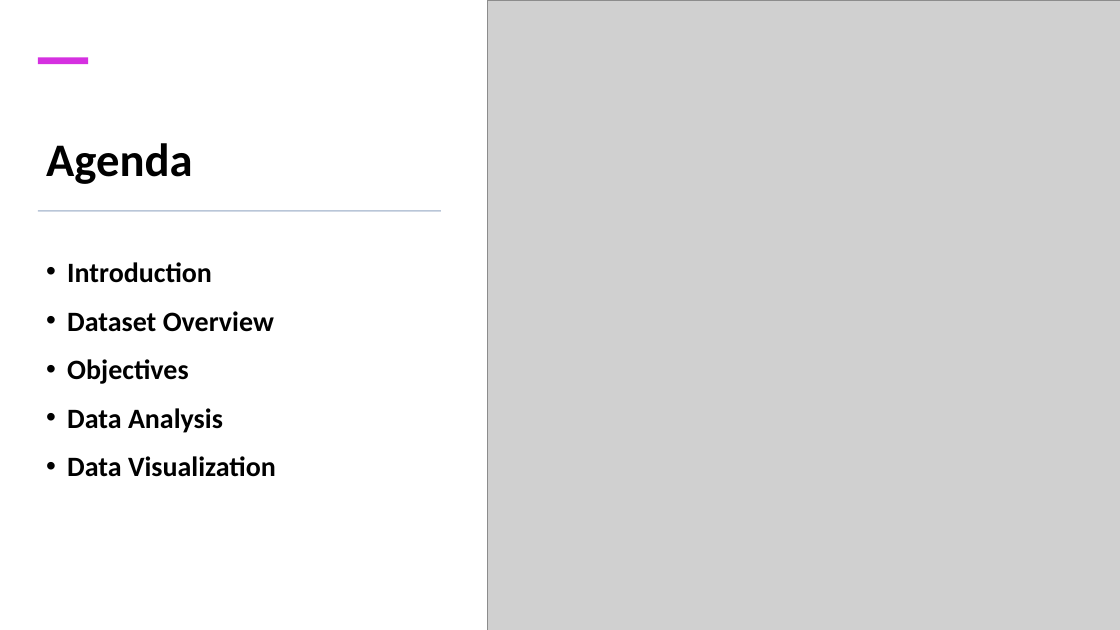
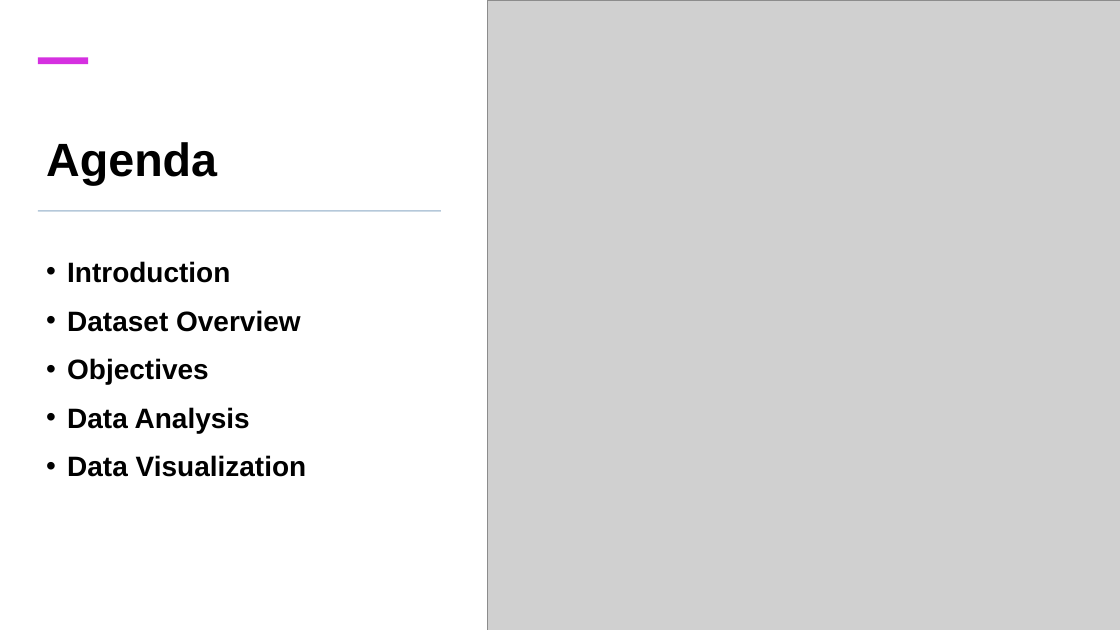
Before and after one commit to YossefEFM/Covid19-Death, a slide deck: slide 2 of Understanding the Global Impact of COVID-19.pptx. Drawn at 1120x630 pixels with LibreOffice and Linux fonts; fonts in the diff are those of the drawing; grey boxes stand for pictures. Boxes give left, top, right and bottom in pixels: in the first picture for what was removed or moved away, otherwise in the second. Text is boxed around its words. In the diff, an @@ line names an element or a change of style, - is before the commit and + after.

```diff
--- a/Understanding the Global Impact of COVID-19.pptx
+++ b/Understanding the Global Impact of COVID-19.pptx
@@ rectangle at [51, 0, 1077, 186]: outline #E3E8EF 0.75 pt to #E1E8EF 0.75 pt; shadow changed @@
@@ title "Agenda" at [46, 142, 217, 185]: font Calibri to Arial @@
@@ text "Introduction" at [67, 261, 307, 477]: font Calibri to Arial; less space between paragraphs @@
```
Also in this commit, not shown: 18 other slides changed, 1 slide added.
